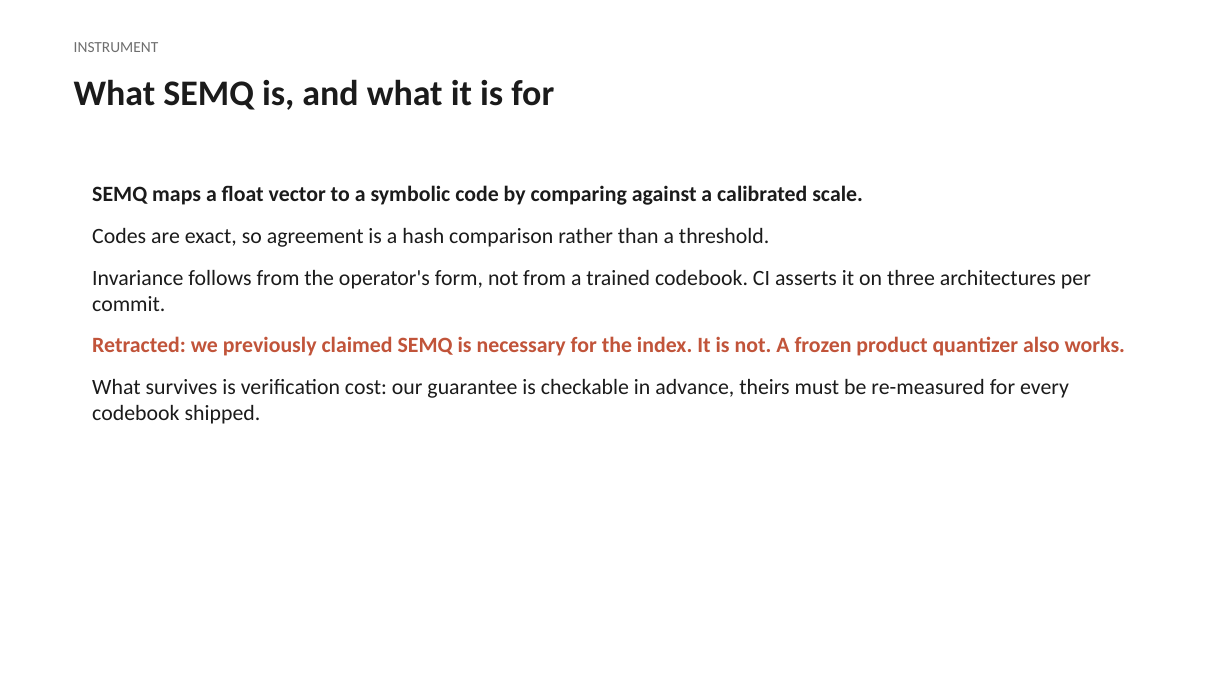
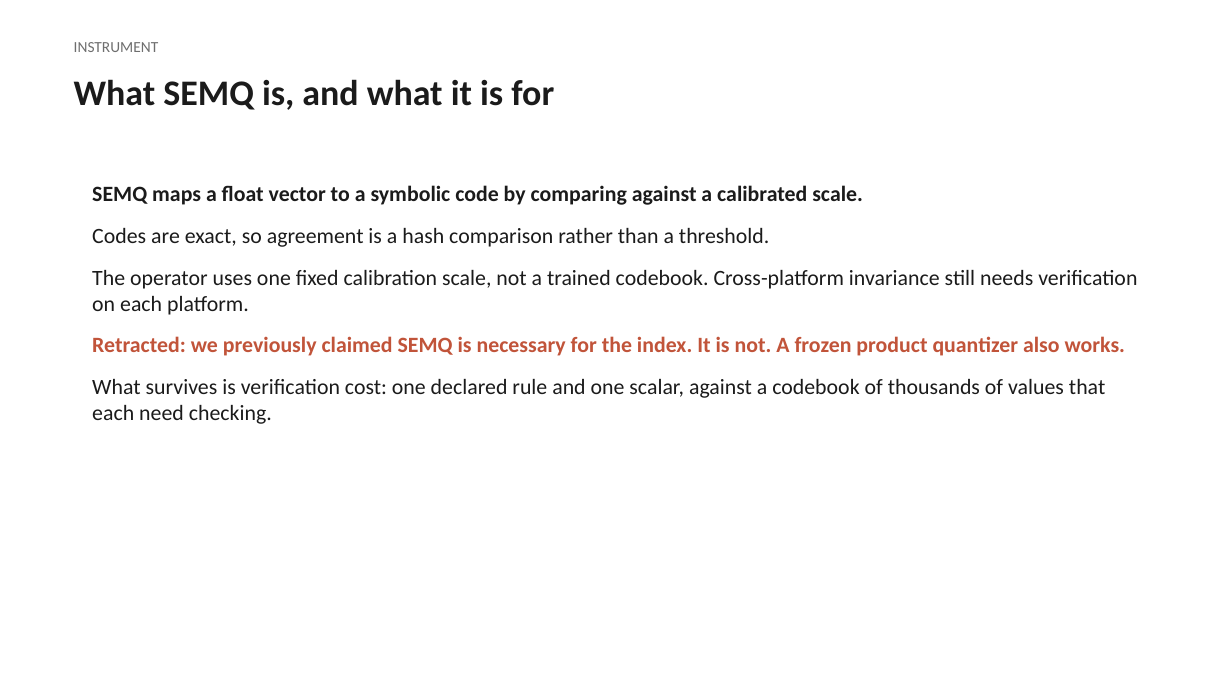
Before and after one commit to The-SEMQ-Group/semq-ari-benchmark, a slide deck: slide 3 of docs/deck/ari-technical.pptx (slide 2 before the commit). Drawn at 1232x693 pixels with LibreOffice and Linux fonts; fonts in the diff are those of the drawing. Boxes give left, top, right and bottom in pixels: in the first picture for what was removed or moved away, otherwise in the second. Text is boxed around its words. In the diff, an @@ line names an element or a change of style, - is before the commit and + after.

Commit message:
Release pass: retire superseded claims, add release checklist, manifest and claim index
Squashed onto main after two rebases left conflict markers in the
changelog history. Content as reviewed in PR #32: retired-claims sweep
of decks and docs, RELEASE.md checklist, release_manifest.py with a
committed manifest for this commit, CLAIM_TO_EVIDENCE.md, and a tracked
copy of the repository audit.

```diff
--- a/docs/deck/ari-technical.pptx
+++ b/docs/deck/ari-technical.pptx
@@ text at <box>92,270,1137,315</box>: text changed @@
-Invariance follows from the operator's form, not from a trained codebook. CI asserts it on three architectures per commit.
+The operator uses one fixed calibration scale, not a trained codebook. Cross-platform invariance still needs verification on each platform.
@@ text at <box>92,379,1105,424</box>: text changed @@
-What survives is verification cost: our guarantee is checkable in advance, theirs must be re-measured for every codebook shipped.
+What survives is verification cost: one declared rule and one scalar, against a codebook of thousands of values that each need checking.
```
Also in this commit, not shown: 7 other slides changed, 1 slide added, 30 other files.
